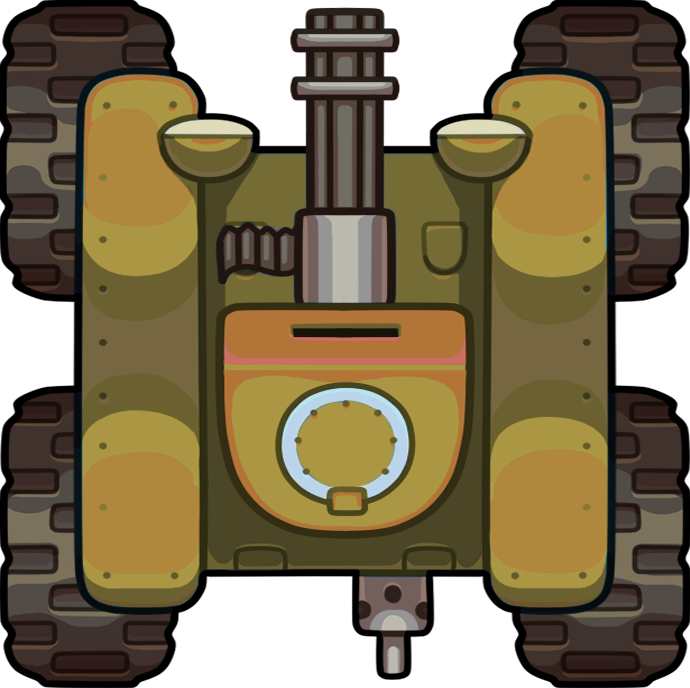
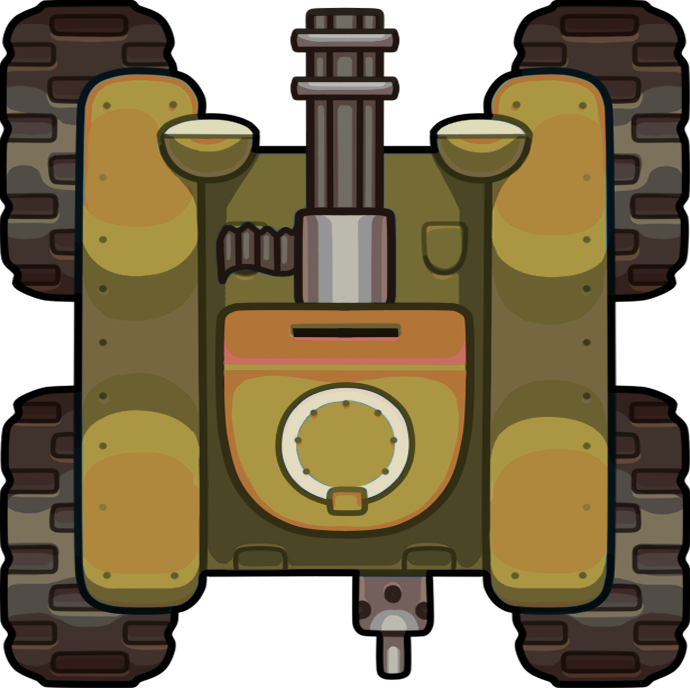
Before/after of a 690px x 688px layered artwork. What changed in the layer stack:
added layer "appearance2" above "appearance" over [282, 388, 408, 498]
hid "appearance" over [282, 388, 408, 498]
